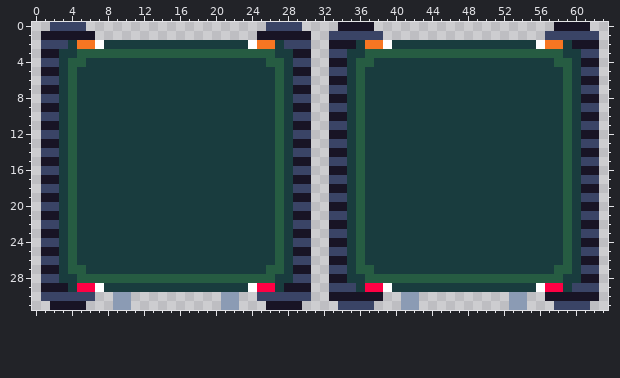
Pixel-art sprite, stored at Prototype-1/assets/tankBody.png. That is the earlier state.
The file is 64x32 pixels.
And afterwards:
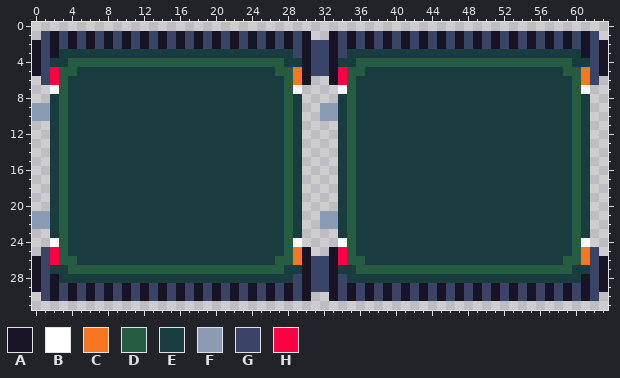
Palette (. is transparent): A #181425  B #ffffff  C #f77622  D #265c42  E #193c3e  F #8b9bb4  G #3a4466  H #ff0044
From old to new:
Changed rows in their new state; - is an unchanged pixel.
first column x 0:
 0 --....--------------------....----....--------------------....--
 1 -G-G-G-GAGAGAGAGAGAGAGAGAG-G-G---A-A-A-AGAGAGAGAGAGAGAGAGA-A-A--
 2 A-A-AGAGAGAGAGAGAGAGAGAGAGAGA-AGG-G-GAGAGAGAGAGAGAGAGAGAGAGAG-GA
 3 AG---EEEEEEEEEEEEEEEEEEEEEE--G-GGA---EEEEEEEEEEEEEEEEEEEEEE--A-A
 4 A-E---DDDDDDDDDDDDDDDDDDDD---EAGG-E---DDDDDDDDDDDDDDDDDDDD---EGA
 5 AGHD------------------------DC-GGAHD------------------------DC-A
 6 --HDE----------------------EDCA---HDE----------------------EDCG-
 7 -.BDE----------------------EDB.--.BDE----------------------EDB.-
 8 -.EDE----------------------EDE.--.EDE----------------------EDE.-
 9 FFEDE----------------------EDE.-FFEDE----------------------EDE.-
10 FFEDE----------------------EDE.-FFEDE----------------------EDE.-
11 -.EDE----------------------EDE.--.EDE----------------------EDE.-
12 -.EDE----------------------EDE.--.EDE----------------------EDE.-
13 -.EDE----------------------EDE.--.EDE----------------------EDE.-
14 -.EDE----------------------EDE.--.EDE----------------------EDE.-
15 -.EDE----------------------EDE.--.EDE----------------------EDE.-
16 -.EDE----------------------EDE.--.EDE----------------------EDE.-
17 -.EDE----------------------EDE.--.EDE----------------------EDE.-
18 -.EDE----------------------EDE.--.EDE----------------------EDE.-
19 -.EDE----------------------EDE.--.EDE----------------------EDE.-
20 -.EDE----------------------EDE.--.EDE----------------------EDE.-
21 FFEDE----------------------EDE.-FFEDE----------------------EDE.-
22 FFEDE----------------------EDE.-FFEDE----------------------EDE.-
23 -.EDE----------------------EDE.--.EDE----------------------EDE.-
24 -.BDE----------------------EDB.--.BDE----------------------EDB.-
25 -GHDE----------------------EDC---AHDE----------------------EDC--
26 A-HD------------------------DCAGG-HD------------------------DCGA
27 AGE---DDDDDDDDDDDDDDDDDDDD---E-GGAE---DDDDDDDDDDDDDDDDDDDD---E-A
28 A-A--EEEEEEEEEEEEEEEEEEEEEE---AGG-G--EEEEEEEEEEEEEEEEEEEEEE---GA
29 AG-GAGAGAGAGAGAGAGAGAGAGAGAG-G-GGA-AGAGAGAGAGAGAGAGAGAGAGAGA-A-A
30 --A-A-AGAGAGAGAGAGAGAGAGA-A-A-A---G-G-GAGAGAGAGAGAGAGAGAG-G-G-G-
31 --....---..----------..---....----....---..----------..---....--
Changed places in both pictures, as pixel boxes (x1, y1, x2, y2):
changed: (32, 22, 608, 310)
